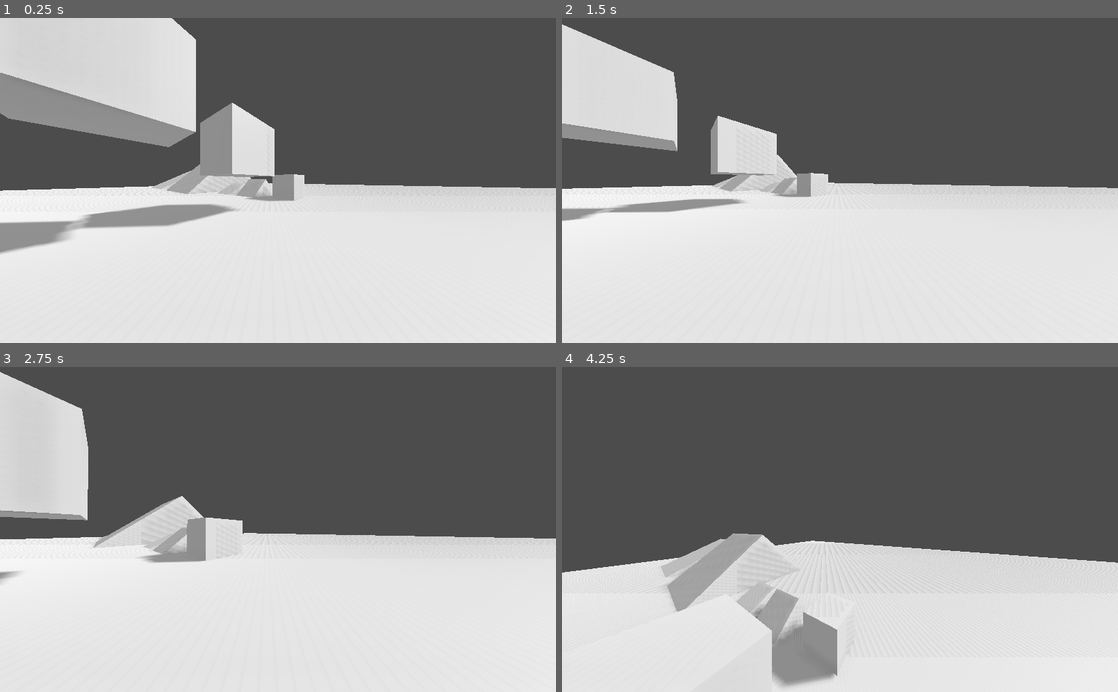
Above: before the commit, frames 1-4 (two rows, left to right).
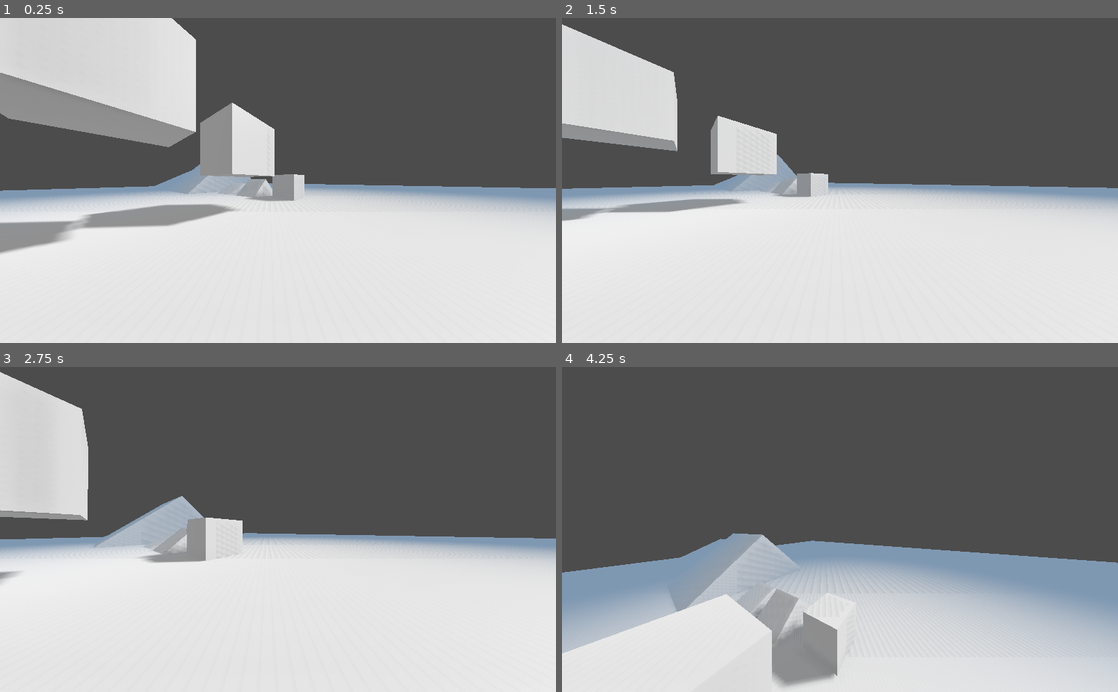
Above: after the commit, the same moments.

Repository: LoslierDimitri/Vampire
Game: Godot game, scene res://Main/Main.tscn
The game is run twice, just before and just after one commit, with the same random seed, the same clock (stepped at 60 frames per second) and the same inputs.
Inputs (mouse positions are in pixels of both pictures, inside the frame that each line leads up to):
- Up to frame 1 (0.25 s): no input
- Up to frame 2 (1.5 s): move the mouse to (867, 180) at 0.52 s; hold D (d) 0.53-1.28 s; tap S (s) at 0.8, 1.35 s; move the mouse to (812, 180) at 1.27 s
- Up to frame 3 (2.75 s): tap W (z) at 1.55 s; tap Enter at 2 s; move the mouse to (289, 523) at 2.02 s; hold W (z) from 2.03 s (still down); tap D (d) at 2.3 s
- Up to frame 4 (4.25 s): move the mouse to (834, 536) at 2.77 s; release W (z) at 2.78 s; tap D (d) at 2.85 s; tap S (s) at 3.05 s; tap Space (space) at 3.5 s; move the mouse to (878, 532) at 3.52 s; hold A (q) from 3.53 s (still down); tap W (z) at 3.8 s

The runs differ from the first frame. In frame 1, 4.5% of the frame differs, in the area x 0-100%, y 45-61%; in frame 2, 4.3%; in frame 3, 4.6%; in frame 4, 19%, in the area x 0-100%, y 51-99%.

Commit message:
Climb done
Climbing done.

Todo:
Crouch and slide.

Diff:
--- a/Vampire_godot/Environment/Map_01_01.tres
+++ b/Vampire_godot/Environment/Map_01_01.tres
@@ -2,4 +2,6 @@
 
 [resource]
 ambient_light_color = Color( 0.611765, 0.611765, 0.611765, 1 )
+fog_enabled = true
+fog_depth_end = 50.0
 ssao_enabled = true
--- a/Vampire_godot/Script/Player.gd
+++ b/Vampire_godot/Script/Player.gd
@@ -2,7 +2,9 @@
 
 ###########################################################################
 #node
-onready var head = get_node("Camera_pivot")
+onready var CAMERA_PIVOT = get_node("Camera_pivot")
+onready var COLLISION = get_node("Collision")
+onready var TIMER_CLIMB = get_node("Timer_climb")
 
 ###########################################################################
 #parameter
@@ -26,11 +28,27 @@
 var is_climb_up = false
 var is_climb_down = false
 var is_climb = false
+var climb_direction = Vector3()
+var climb_timer = false
+var timer_climb_time_value = 0
+export var timer_climb_time_normal = 1
+export var timer_climb_time_normal_value = 2
+export var timer_climb_time_fast = 0.5
+export var timer_climb_time_fast_value = 4
 
 ###########################################################################
 #ready
 func _ready():
 	Input.set_mouse_mode(Input.MOUSE_MODE_CAPTURED)
+	update_parameter()
+
+###########################################################################
+#parameter change
+func update_parameter():
+	TIMER_CLIMB.wait_time = timer_climb_time_normal
+	timer_climb_time_value = timer_climb_time_normal_value
+#	TIMER_CLIMB.wait_time = timer_climb_time_fast
+#	timer_climb_time_value = timer_climb_time_fast_value
 
 ###########################################################################
 #input
@@ -39,8 +57,8 @@
 	#input mouse
 	if event is InputEventMouseMotion:
 		rotate_y(deg2rad(-event.relative.x * mouse_sensitivity))
-		head.rotate_x(deg2rad(-event.relative.y * mouse_sensitivity))
-		head.rotation.x = clamp(head.rotation.x, deg2rad(-89), deg2rad(89))
+		CAMERA_PIVOT.rotate_x(deg2rad(-event.relative.y * mouse_sensitivity))
+		CAMERA_PIVOT.rotation.x = clamp(CAMERA_PIVOT.rotation.x, deg2rad(-89), deg2rad(89))
 
 ###########################################################################
 #input movement
@@ -101,12 +119,17 @@
 
 	###########################################################################
 	#climb
-	if (is_climb_up == false and is_climb_down == true):
+	if (is_climb_up == false and is_climb_down == true and Input.is_action_pressed("z") and climb_timer == false):
 		if (is_climb == true):
-			pass
+			climb_direction = Vector3(direction.x * timer_climb_time_value, timer_climb_time_value, direction.z * timer_climb_time_value)
+			TIMER_CLIMB.start()
+			COLLISION.disabled = true
+			climb_timer = true
 
 	###########################################################################
 	#movement calcul
+	if (climb_timer == true):
+		movement = climb_direction
 	move_and_slide_with_snap(movement, snap, Vector3.UP)
 
 	reset()
@@ -131,7 +154,6 @@
 ###########################################################################
 #climb
 func _on_Area_climb_up_body_entered(body):
-	print(body)
 	is_climb_up = true
 func _on_Area_climb_up_body_exited(body):
 	is_climb_up = false
@@ -144,4 +166,5 @@
 ###########################################################################
 #timer climb
 func _on_Timer_climb_timeout():
-	pass
+	climb_timer = false
+	COLLISION.disabled = false
